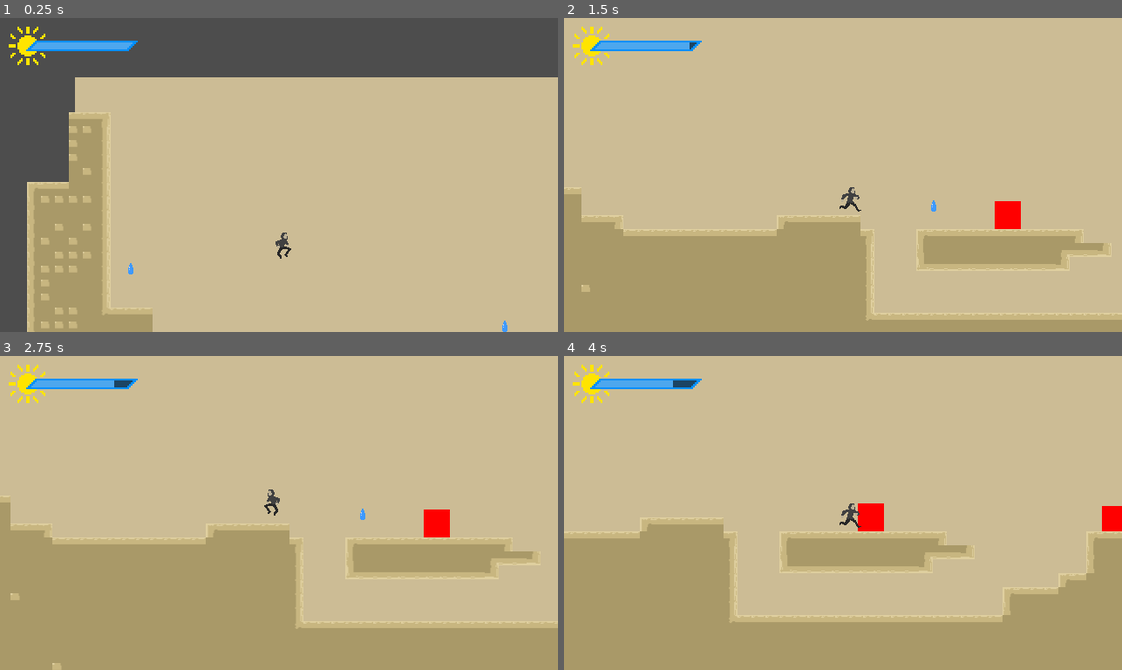
Above: before the commit, frames 1-4 (two rows, left to right).
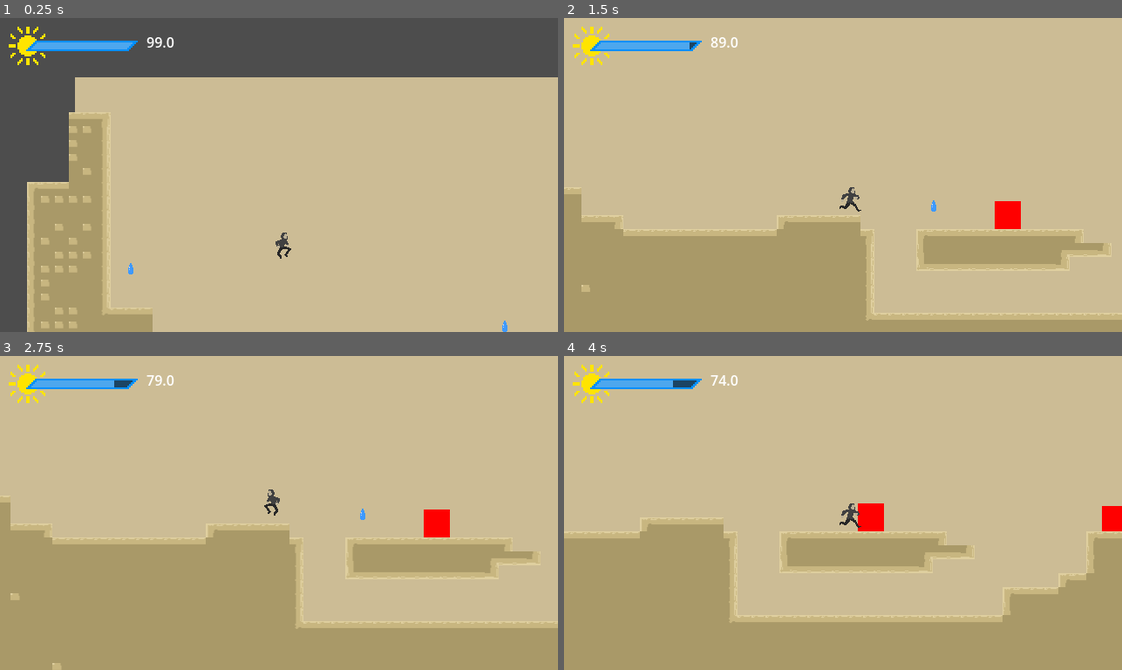
Above: after the commit, the same moments.

Repository: Aterlone/MasseyGameJam
Game: Godot game, scene res://main.tscn
The game is run twice, just before and just after one commit, with the same random seed, the same clock (stepped at 60 frames per second) and the same inputs.
Inputs:
- Up to frame 1 (0.25 s): no input
- Up to frame 2 (1.5 s): tap Enter (ui_accept) at 0.5, 0.77 s; hold Right (ui_right) from 0.53 s (still down)
- Up to frame 3 (2.75 s): tap Enter (ui_accept) at 1.52 s; release Right (ui_right) at 2.03 s; hold Left (ui_left) from 2.03 s (still down)
- Up to frame 4 (4 s): release Left (ui_left) at 2.78 s; hold Right (ui_right) from 2.78 s (still down); tap Enter (ui_accept) at 3.02, 3.77 s

The runs differ from the first frame. In frame 1, less than 0.1% of the frame differs, in the area x 26-32%, y 6-10%; in frame 2, less than 0.1%; in frame 3, less than 0.1%; in frame 4, less than 0.1%.

Commit message:
added text value for thirst

Diff:
--- a/UI/HUD.tscn
+++ b/UI/HUD.tscn
@@ -34,3 +34,12 @@
 texture_over = ExtResource("2_uk570")
 texture_progress = ExtResource("3_f2wx0")
 script = ExtResource("6_2ptjp")
+
+[node name="Label" type="Label" parent="Control"]
+layout_mode = 0
+offset_left = 84.0
+offset_top = 8.0
+offset_right = 124.0
+offset_bottom = 40.0
+scale = Vector2(0.5, 0.5)
+text = "100"
--- a/UI/hud.gd
+++ b/UI/hud.gd
@@ -11,3 +11,4 @@
 	var max_health = float(PLAYER.get_node("Sprite2D").max_health)
 	var value = 100 * (current_health / max_health)
 	$Control/ThirstBar.value = value
+	$Control/Label.text = str(round(value))
